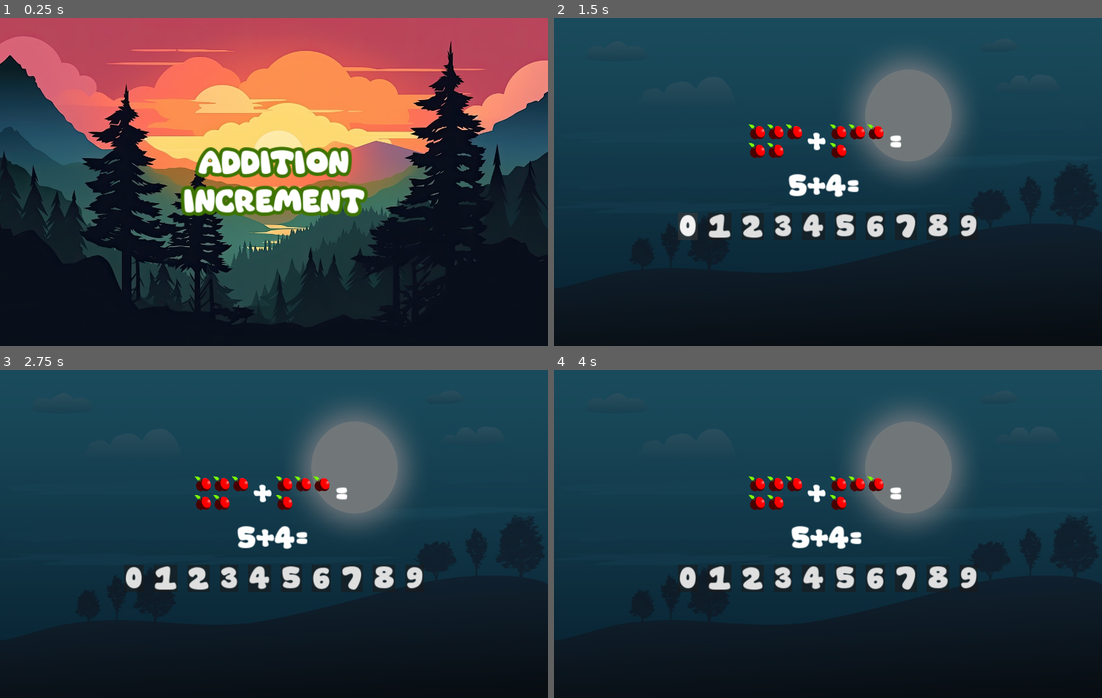
Above: before the commit, frames 1-4 (two rows, left to right).
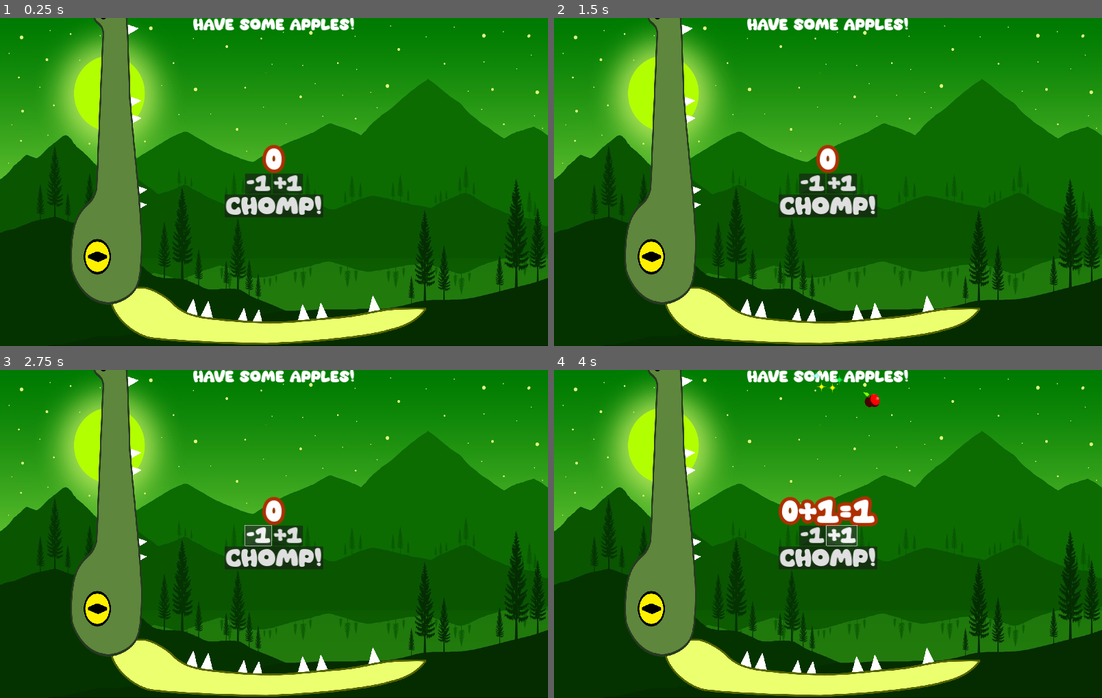
Above: after the commit, the same moments.

Repository: tranqnhan/Arithmetics
Game: Godot game, scene res://Increment.tscn
The game is run twice, just before and just after one commit, with the same random seed, the same clock (stepped at 60 frames per second) and the same inputs. Before the commit the project starts from res://MainMenu.tscn.
Inputs (mouse positions are in pixels of both pictures, inside the frame that each line leads up to):
- Up to frame 1 (0.25 s): no input
- Up to frame 2 (1.5 s): click (828, 162) at 0.5 s, where only the run before the commit has a clickable "Addition"; click (685, 227) at 1.25 s, where only the run before the commit has a clickable "0"
- Up to frame 3 (2.75 s): click (257, 534) at 2 s, where only the run after the commit has a clickable "-1"
- Up to frame 4 (4 s): click (718, 579) at 2.75 s, where only the run before the commit has a clickable "1"; click (844, 534) at 3.5 s, where only the run after the commit has a clickable "+1"

The runs differ from the first frame. In frame 1, 100% of the frame differs, in the area x 0-100%, y 0-100%; in frame 2, 100%; in frame 3, 100%; in frame 4, 100%.
Error before the commit: Invalid access of index '1' on a base object of type: 'PackedStringArray'. (res://Numpad.gd:6)

Commit message:
Changing start screen

Diff:
--- a/src/project.godot
+++ b/src/project.godot
@@ -11,7 +11,7 @@
 [application]
 
 config/name="Arithmetics"
-run/main_scene="res://MainMenu.tscn"
+run/main_scene="res://Increment.tscn"
 config/features=PackedStringArray("4.0")
 run/max_fps=30
 run/low_processor_mode=true
Not shown, changed: ArithmeticsAndroid/Arithmetics.apk
Not shown, changed: ArithmeticsAndroid/Arithmetics.apk.idsig
